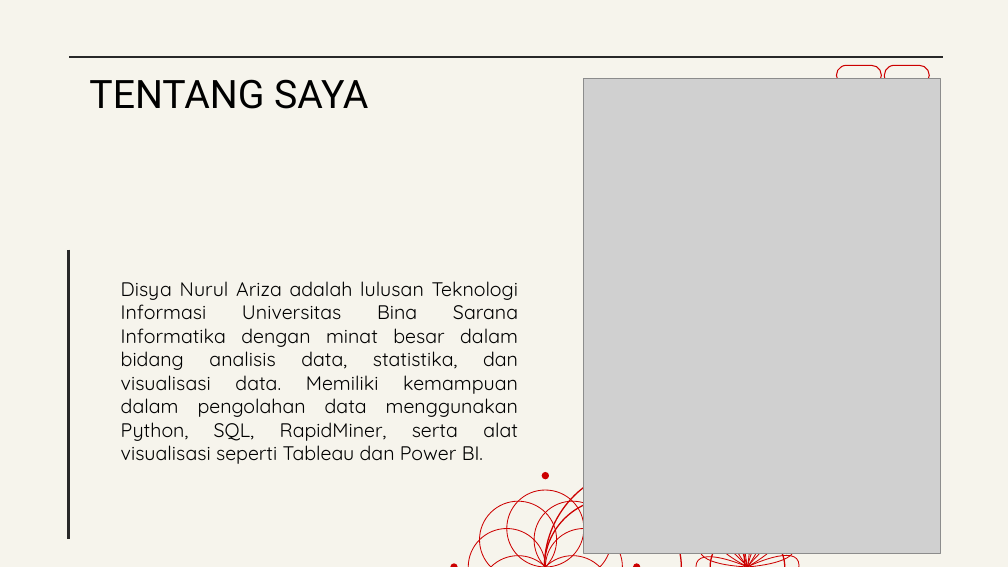
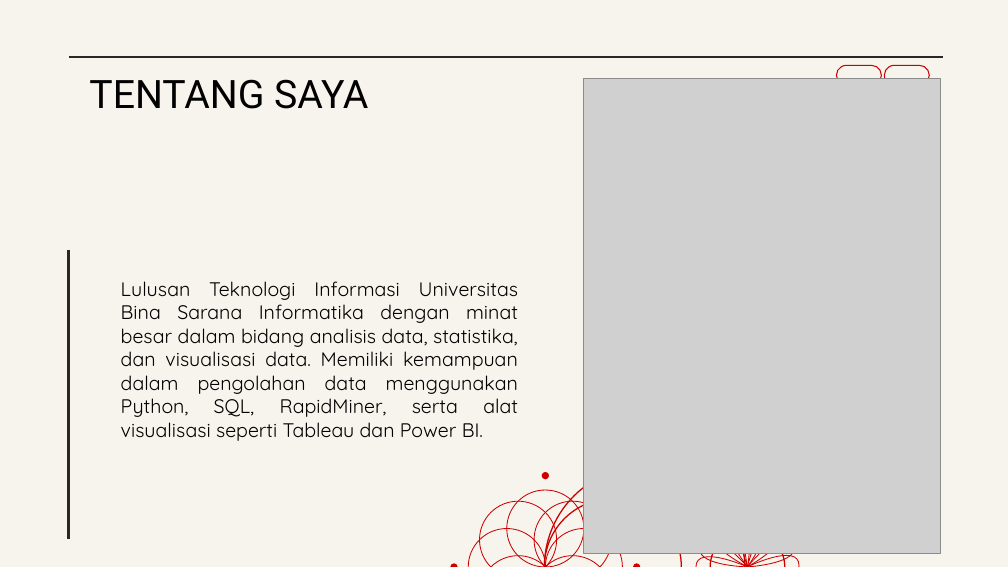
Before and after one commit to DisyaAriza/Project_magang, a slide deck: slide 2 of Portopolio Disya.pptx. Drawn at 1008x567 pixels with LibreOffice and Linux fonts; fonts in the diff are those of the drawing; grey boxes stand for pictures. Boxes give left, top, right and bottom in pixels: in the first picture for what was removed or moved away, otherwise in the second. Text is boxed around its words. In the diff, an @@ line names an element or a change of style, - is before the commit and + after.

```diff
--- a/Portopolio Disya.pptx
+++ b/Portopolio Disya.pptx
@@ subtitle at <box>121,281,518,441</box>: text changed @@
-Disya Nurul Ariza adalah lulusan Teknologi Informasi Universitas Bina Sarana Informatika dengan minat besar dalam bidang analisis data, statistika, dan visualisasi data. Memiliki kemampuan dalam pengolahan data menggunakan Python, SQL, RapidMiner, serta alat visualisasi seperti Tableau dan Power BI.
+Lulusan Teknologi Informasi Universitas Bina Sarana Informatika dengan minat besar dalam bidang analisis data, statistika, dan visualisasi data. Memiliki kemampuan dalam pengolahan data menggunakan Python, SQL, RapidMiner, serta alat visualisasi seperti Tableau dan Power BI.
```
Also in this commit, not shown: 1 other slide changed, 2 slides added.
